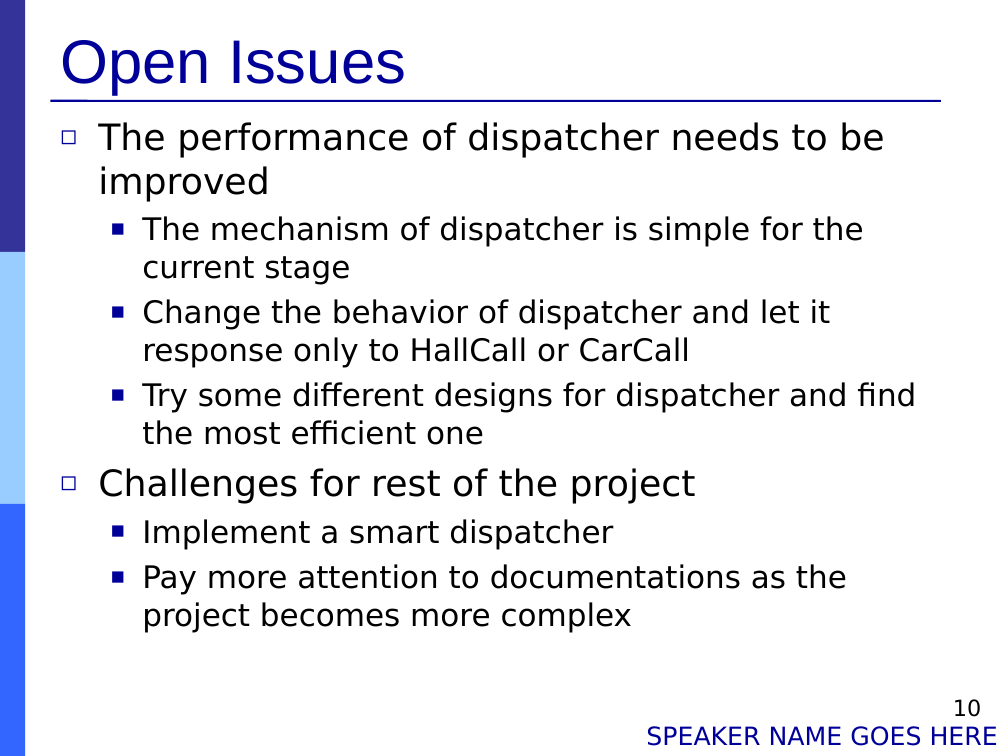
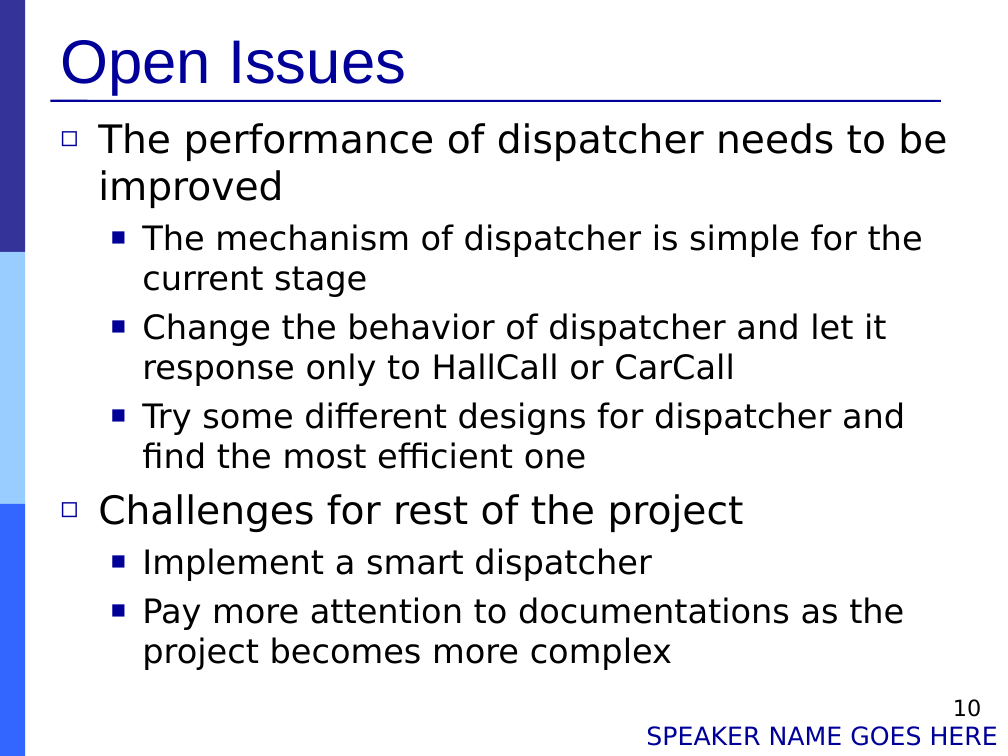
Before and after one commit to Muliang/18649, a slide deck: slide 10 of logs/09_mid_pres.ppt. Drawn at 1008x756 pixels with LibreOffice and Linux fonts; fonts in the diff are those of the drawing. Boxes give left, top, right and bottom in pixels: in the first picture for what was removed or moved away, otherwise in the second. Text is boxed around its words. In the diff, an @@ line names an element or a change of style, - is before the commit and + after.

```diff
--- a/logs/09_mid_pres.ppt
+++ b/logs/09_mid_pres.ppt
@@ text "The performance of dispatcher needs ..." at (x1=98, y1=123, x2=947, y2=670): size 25.9 to 28 pt in "The performance of dispatcher needs to be ...", "Challenges for rest of the project"; size 22.2 to 24 pt in "The mechanism of dispatcher is simple for ...", "Change the behavior of dispatcher and let ...", "Try some different designs for dispatcher and ...", "Implement a smart dispatcher" and 1 more places @@
```
Also in this commit, not shown: 8 other slides changed.
